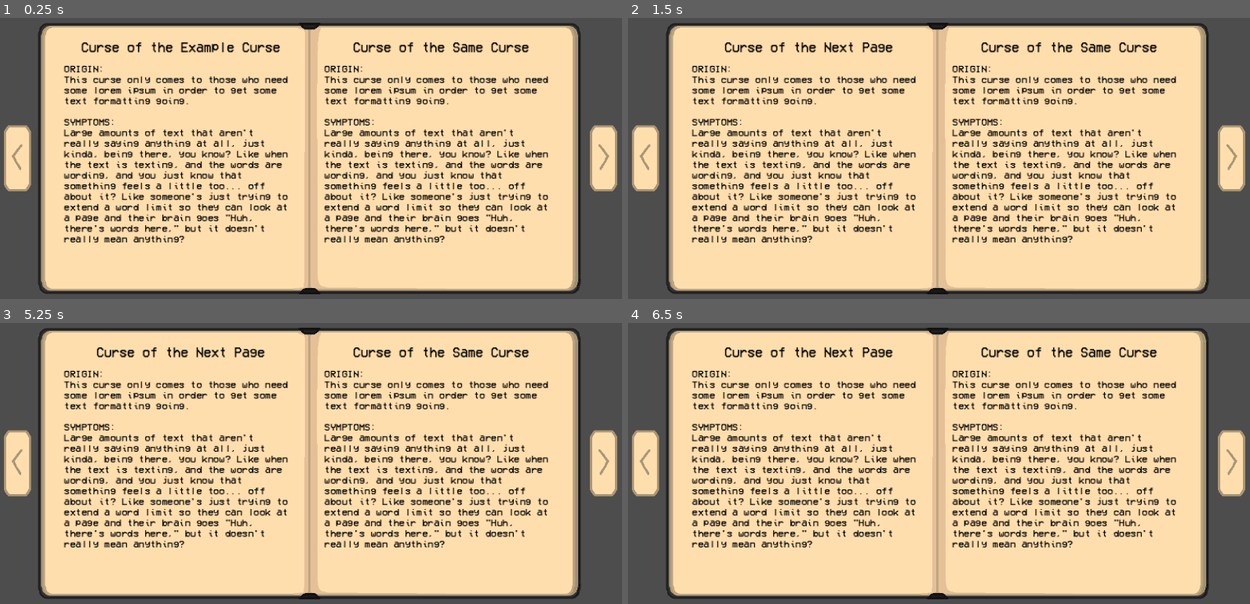
Above: before the commit, frames 1-4 (two rows, left to right).
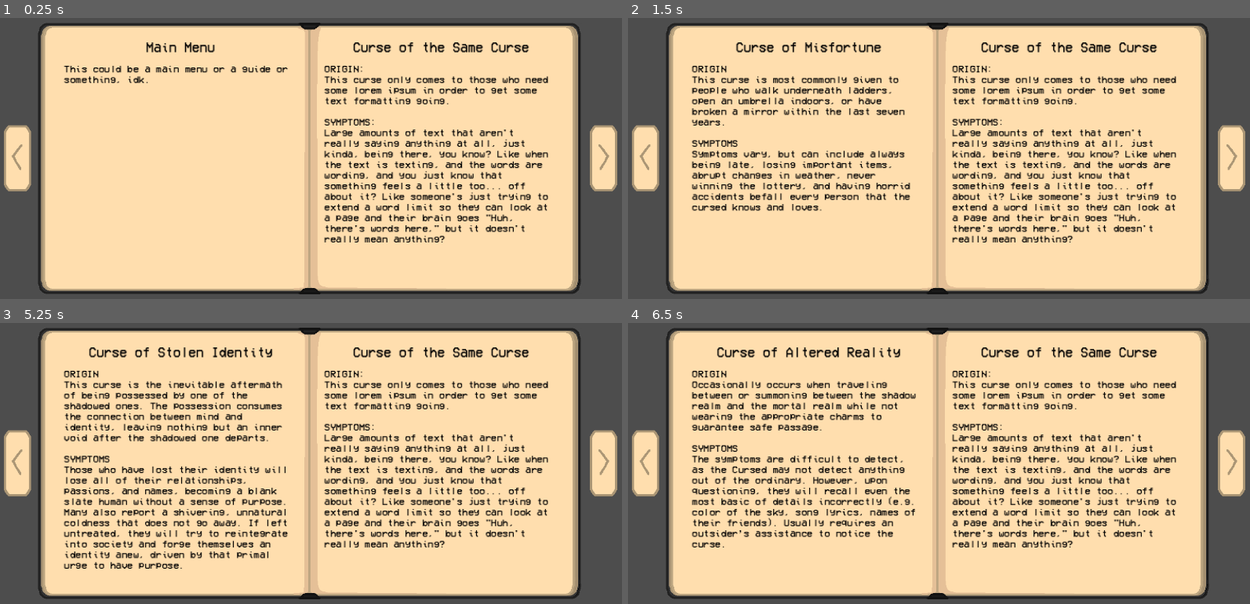
Above: after the commit, the same moments.

Repository: Chasmessian/Shadow-Alchemy
Game: Godot game, scene res://journal.tscn
Same seed, same stepped clock (60 frames per second), same inputs: the game is played once before the commit and once after it. This scene is started directly instead of the project's main scene.
Inputs:
- Up to frame 1 (0.25 s): no input
- Up to frame 2 (1.5 s): click "Left arrow" at 0.5 s; click "Right arrow" at 1.25 s
- Up to frame 3 (5.25 s): click "Left arrow" at 2 s; click "Right arrow" at 2.75 s; click "Left arrow" at 3.5 s; click "Right arrow" at 4.25 s; tap Enter at 5 s
- Up to frame 4 (6.5 s): tap Space at 5.75 s

The runs differ from the first frame. In frame 1, 6.7% of the frame differs, in the area x 10-47%, y 8-80%; in frame 2, 7.0%; in frame 3, 8.7%, in the area x 10-47%, y 8-88%; in frame 4, 7.6%.

Commit message:
Journal now draws from .txt files

Diff:
--- a/journal.gd
+++ b/journal.gd
@@ -1,10 +1,31 @@
 extends Node2D
 
-@onready var all_page_titles = ['Curse of the Example Curse', 'Curse of the Next Page']
-# var all_page_content --> Can we put ALL the pages' content in an array???
-@onready var current_title = $"JournalContainer/HBoxContainer/Left Page/Title"
-# var current_page ?
+@onready var all_page_titles_left = PackedStringArray(['Main Menu', 'Curse of Misfortune', 'Curse of Stolen Identity', 'Curse of Altered Reality'])
+@onready var all_page_content_left = PackedStringArray([])
+@onready var current_title_left = $"JournalContainer/HBoxContainer/Left Page/Title"
+@onready var current_content_left = $"JournalContainer/HBoxContainer/Left Page/Label"
 @onready var page_number = 0
+
+func _ready():
+	load_pages()
+
+func load_pages():
+	var base_path = "res://Journal Text/"
+	var file_number = 1
+
+	while true:
+		var file_path = base_path + "page_content_" + str(file_number) + ".txt"
+		var file = FileAccess.open(file_path, FileAccess.READ)
+
+		if file:
+			var content = file.get_as_text()
+			all_page_content_left.append(content)
+			file.close()
+			file_number += 1
+		else:
+			break
+
+	get_page(0)
 
 func _on_left_arrow_pressed():
 	print("Journal: Left Arrow")
@@ -16,10 +37,11 @@
 	change_page(1)
 	print(page_number)
 
-func change_page(amount):
+func change_page(amount): #Just for changing the page
 	page_number += amount
-	page_number = clamp(page_number, 0, all_page_titles.size()-1)
+	page_number = clamp(page_number, 0, all_page_titles_left.size()-1)
 	get_page(page_number)
 
-func get_page(number):
-	current_title.text = all_page_titles[number]
+func get_page(number): # Whenever we need to update the page I guess? Journal should always start at page 0.
+	current_title_left.text = all_page_titles_left[number]
+	current_content_left.text = all_page_content_left[number]
Not shown, added: Journal Text/page_content_1.txt
Not shown, added: Journal Text/page_content_2.txt
Not shown, added: Journal Text/page_content_3.txt
Not shown, added: Journal Text/page_content_4.txt
Not shown, added: page_content_1.txt
Not shown, added: page_content_2.txt
Not shown, added: page_content_3.txt
Not shown, added: page_content_4.txt
Not shown, added: jou8F6C.tmp
Not shown, added: jouC4CD.tmp
